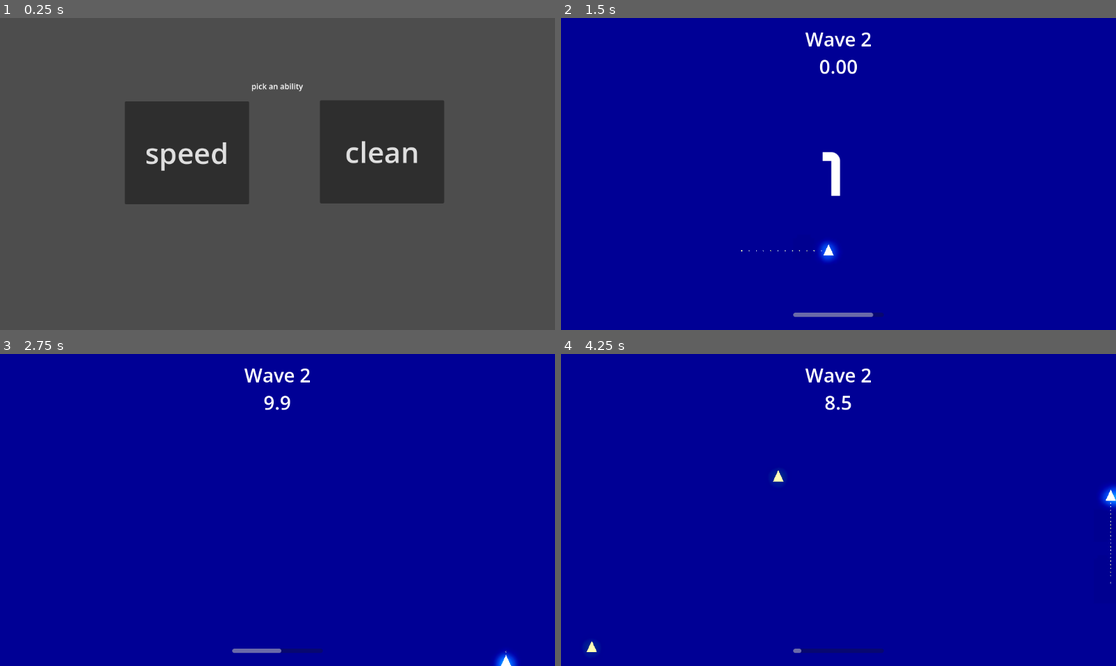
Above: before the commit, frames 1-4 (two rows, left to right).
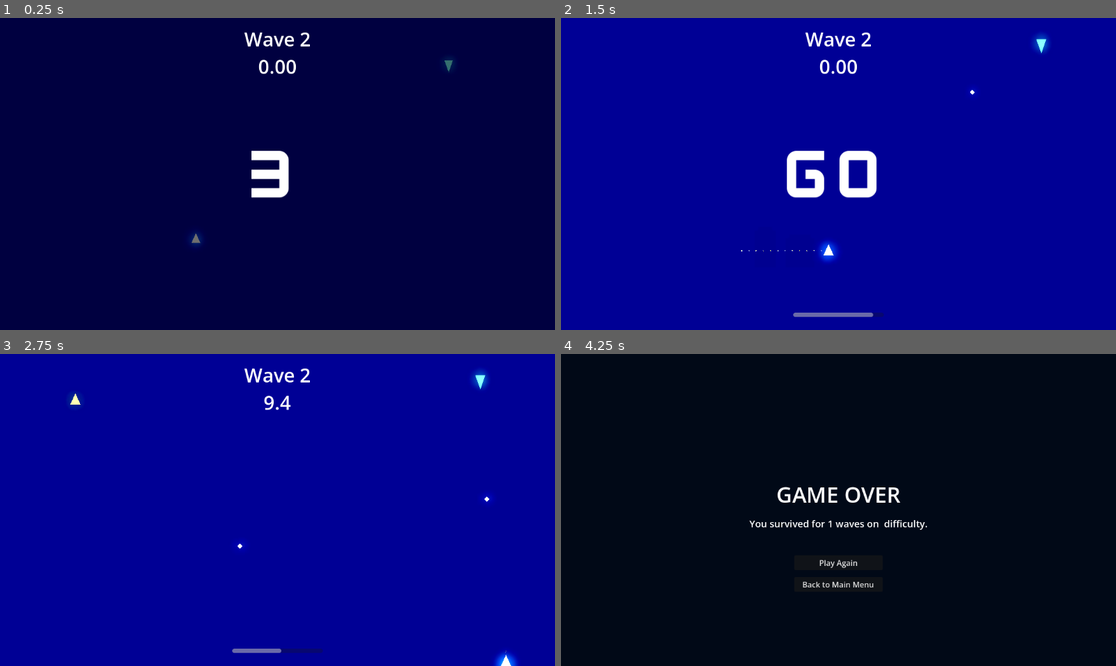
Above: after the commit, the same moments.

Repository: VeryUsual/near-miss
Game: Godot game, scene res://Scenes/wavecompleted.tscn
The game is run twice, just before and just after one commit, with the same random seed, the same clock (stepped at 60 frames per second) and the same inputs. This scene is started directly instead of the project's main scene.
Inputs (mouse positions are in pixels of both pictures, inside the frame that each line leads up to):
- Up to frame 1 (0.25 s): no input
- Up to frame 2 (1.5 s): click (749, 152) at 0.5 s, where only the run before the commit has a clickable "speed"; tap Enter at 1.25 s; move the mouse to (960, 158) at 1.27 s; hold D (right) from 1.28 s (still down); hold Shift (shift) from 1.28 s (still down); click (960, 158) at 1.42 s
- Up to frame 3 (2.75 s): move the mouse to (166, 525) at 2.02 s; release D (right) at 2.03 s; release Shift (shift) at 2.03 s; hold S (down) from 2.03 s (still down); tap F (open_deck) at 2.1 s; tap Shift (shift) at 2.3 s
- Up to frame 4 (4.25 s): move the mouse to (894, 441) at 2.77 s; release S (down) at 2.78 s; hold D (right) 2.78-3.53 s; hold Shift (shift) 2.78-3.53 s; move the mouse to (810, 572) at 3.52 s; hold W (up) from 3.53 s (still down); tap Alt at 3.6 s; click (810, 572) at 3.67 s; tap Shift (shift) at 3.8 s

The runs differ from the first frame. In frame 1, 100% of the frame differs, in the area x 0-100%, y 0-100%; in frame 2, 1.8%; in frame 3, 0.3%; in frame 4, 100%.

Commit message:
archer enemy, king snipe boss, other minor changes

Diff:
--- a/Scenes/MainMenu.tscn
+++ b/Scenes/MainMenu.tscn
@@ -40,10 +40,10 @@
 anchor_top = 0.5
 anchor_right = 0.5
 anchor_bottom = 0.5
-offset_left = 105.0
-offset_top = -40.5
-offset_right = 251.0
-offset_bottom = -17.5
+offset_left = 105.00006
+offset_top = -87.5
+offset_right = 251.00006
+offset_bottom = -64.5
 grow_horizontal = 2
 grow_vertical = 2
 rotation = -0.10297442
@@ -58,6 +58,7 @@
 anchor_bottom = 1.0
 offset_left = 340.0
 offset_right = -340.0
+offset_bottom = -100.0
 grow_horizontal = 2
 grow_vertical = 2
 theme_override_constants/separation = 18
@@ -92,7 +93,7 @@
 theme_override_constants/h_separation = 20
 theme_override_font_sizes/font_size = 20
 theme_override_constants/arrow_margin = 8
-selected = 1
+selected = 0
 item_count = 4
 popup/item_0/text = "  Easy"
 popup/item_0/id = 1
@@ -131,6 +132,39 @@
 F to open card deck
 Shift to sprint"
 
+[node name="Label2" type="Label" parent="." unique_id=1283837697]
+layout_mode = 1
+anchors_preset = 7
+anchor_left = 0.5
+anchor_top = 1.0
+anchor_right = 0.5
+anchor_bottom = 1.0
+offset_left = -370.5
+offset_top = -99.0
+offset_right = 370.5
+offset_bottom = -71.0
+grow_horizontal = 2
+grow_vertical = 0
+theme_override_font_sizes/font_size = 20
+text = "Tip! Red bullets are lethal, while white ones are non-lethal and just push you!"
+
+[node name="Label3" type="Label" parent="." unique_id=413890495]
+layout_mode = 1
+anchors_preset = 7
+anchor_left = 0.5
+anchor_top = 1.0
+anchor_right = 0.5
+anchor_bottom = 1.0
+offset_left = -370.0
+offset_top = -180.0
+offset_right = 371.0
+offset_bottom = -121.0
+grow_horizontal = 2
+grow_vertical = 0
+theme_override_font_sizes/font_size = 20
+text = "For new players: play easy mode, trust me, also survive until wave 5 to
+experience a good amount of content!"
+
 [node name="FadeTransition" parent="." unique_id=758593637 instance=ExtResource("3_8saeu")]
 visible = false
 layout_mode = 1
--- /dev/null
+++ b/Scenes/archer_enemy_bullet.tscn
@@ -0,0 +1,14 @@
+[gd_scene format=3 uid="uid://cw0btegy438j8"]
+
+[ext_resource type="Script" uid="uid://bxm8m4o6rkn37" path="res://Scripts/archer_enemy_bullet.gd" id="1_5vjdq"]
+
+[node name="ArcherEnemyBulletNonLethal" type="CharacterBody2D" unique_id=620320996]
+collision_layer = 3
+script = ExtResource("1_5vjdq")
+
+[node name="Polygon2D" type="Polygon2D" parent="." unique_id=1089022433]
+color = Color(1, 0, 0, 1)
+polygon = PackedVector2Array(6, 0, 0, -6, -6, 0, 0, 6)
+
+[node name="CollisionPolygon2D" type="CollisionPolygon2D" parent="." unique_id=1082001258]
+polygon = PackedVector2Array(0, -6, 6, 0, 0, 6, -6, 0)
--- /dev/null
+++ b/Scenes/archer_enemy_bullet_non_lethal.tscn
@@ -0,0 +1,12 @@
+[gd_scene format=3 uid="uid://svokoab7cjae"]
+
+[ext_resource type="Script" uid="uid://bxm8m4o6rkn37" path="res://Scripts/archer_enemy_bullet.gd" id="1_41clq"]
+
+[node name="ArcherEnemyBulletNonLethal" type="CharacterBody2D" unique_id=620320996]
+script = ExtResource("1_41clq")
+
+[node name="Polygon2D" type="Polygon2D" parent="." unique_id=1089022433]
+polygon = PackedVector2Array(6, 0, 0, -6, -6, 0, 0, 6)
+
+[node name="CollisionPolygon2D" type="CollisionPolygon2D" parent="." unique_id=1082001258]
+polygon = PackedVector2Array(0, -6, 6, 0, 0, 6, -6, 0)
--- /dev/null
+++ b/Scenes/enemy_archer.tscn
@@ -0,0 +1,19 @@
+[gd_scene format=3 uid="uid://dxxp84ho78cqr"]
+
+[ext_resource type="Script" uid="uid://b8hqrhbw8kg31" path="res://scripts/enemy_archer.gd" id="1_mlhqj"]
+
+[node name="ArcherEnemy" type="CharacterBody2D" unique_id=1266776395]
+script = ExtResource("1_mlhqj")
+
+[node name="Polygon2D" type="Polygon2D" parent="." unique_id=809120680]
+color = Color(0, 0.7861883, 0.5409784, 1)
+polygon = PackedVector2Array(0, 20, 11, -13, -12, -13)
+uv = PackedVector2Array(-114.900024, -20.199997, -83, 27.100006, -142.40002, 30.40001)
+
+[node name="CollisionPolygon2D" type="CollisionPolygon2D" parent="." unique_id=160712623]
+polygon = PackedVector2Array(-12, -13, 11, -13, 0, 20)
+
+[node name="ShootTimer" type="Timer" parent="." unique_id=215342351]
+autostart = true
+
+[connection signal="timeout" from="ShootTimer" to="." method="_on_shoot_timer_timeout"]
--- a/Scenes/game.tscn
+++ b/Scenes/game.tscn
@@ -11,6 +11,8 @@
 [ext_resource type="AudioStream" uid="uid://c0m8wbgppw8pc" path="res://Assets/Music/background.mp3" id="9_h4fw4"]
 [ext_resource type="Texture2D" uid="uid://dkp0e48p2p4hm" path="res://Assets/Images/SpeedCard.png" id="9_o5yvi"]
 [ext_resource type="AudioStream" uid="uid://bpdflnh3kue6u" path="res://Assets/Music/explosion.mp3" id="10_ldgsr"]
+[ext_resource type="PackedScene" uid="uid://dxxp84ho78cqr" path="res://Scenes/enemy_archer.tscn" id="12_rku1e"]
+[ext_resource type="PackedScene" uid="uid://cccylbfd1qcg1" path="res://Scenes/king_snipe.tscn" id="13_rfjv2"]
 
 [sub_resource type="Environment" id="Environment_wrm1d"]
 background_mode = 3
@@ -247,6 +249,44 @@
 horizontal_alignment = 1
 vertical_alignment = 1
 
+[node name="ESCMenu" type="Control" parent="CanvasLayer" unique_id=1343179515]
+visible = false
+layout_mode = 3
+anchors_preset = 8
+anchor_left = 0.5
+anchor_top = 0.5
+anchor_right = 0.5
+anchor_bottom = 0.5
+offset_left = -288.0
+offset_top = -193.0
+offset_right = 288.0
+offset_bottom = 193.0
+grow_horizontal = 2
+grow_vertical = 2
+
+[node name="ColorRect" type="ColorRect" parent="CanvasLayer/ESCMenu" unique_id=328574193]
+layout_mode = 1
+anchors_preset = 15
+anchor_right = 1.0
+anchor_bottom = 1.0
+grow_horizontal = 2
+grow_vertical = 2
+color = Color(0.047058824, 0.047058824, 0.047058824, 0.7137255)
+
+[node name="VBoxContainer" type="VBoxContainer" parent="CanvasLayer/ESCMenu" unique_id=1517359352]
+layout_mode = 1
+anchors_preset = 15
+anchor_right = 1.0
+anchor_bottom = 1.0
+grow_horizontal = 2
+grow_vertical = 2
+theme_override_constants/separation = 10
+alignment = 1
+
+[node name="ExitToMainMenu" type="Button" parent="CanvasLayer/ESCMenu/VBoxContainer" unique_id=762089315]
+layout_mode = 2
+text = "Exit to Main Menu"
+
 [node name="Boundaries" type="StaticBody2D" parent="." unique_id=1093361642]
 
 [node name="CollisionShape2D" type="CollisionShape2D" parent="Boundaries" unique_id=342298608]
@@ -273,6 +313,21 @@
 
 [node name="ExplosionSFXAudioPlayer" type="AudioStreamPlayer" parent="." unique_id=18353019]
 stream = ExtResource("10_ldgsr")
+
+[node name="ArcherEnemy" parent="." unique_id=1266776395 instance=ExtResource("12_rku1e")]
+position = Vector2(1044, 26)
+
+[node name="ArcherEnemy2" parent="." unique_id=1009099736 instance=ExtResource("12_rku1e")]
+position = Vector2(134, 24)
+
+[node name="ArcherEnemy3" parent="." unique_id=1607909135 instance=ExtResource("12_rku1e")]
+position = Vector2(140, 601)
+
+[node name="ArcherEnemy4" parent="." unique_id=1604596685 instance=ExtResource("12_rku1e")]
+position = Vector2(1048, 615)
+
+[node name="KingSnipe" parent="." unique_id=699061258 instance=ExtResource("13_rfjv2")]
+position = Vector2(596, 309)
 
 [connection signal="input_event" from="CanvasLayer/CardDeck/Card1Area2D" to="." method="_on_card_1_area_2d_input_event"]
 [connection signal="mouse_entered" from="CanvasLayer/CardDeck/Card1Area2D" to="." method="_on_card_1_area_2d_mouse_entered"]
@@ -283,3 +338,4 @@
 [connection signal="input_event" from="CanvasLayer/CardDeck/Card3Area2D" to="." method="_on_card_3_area_2d_input_event"]
 [connection signal="mouse_entered" from="CanvasLayer/CardDeck/Card3Area2D" to="." method="_on_card_3_area_2d_mouse_entered"]
 [connection signal="mouse_exited" from="CanvasLayer/CardDeck/Card3Area2D" to="." method="_on_card_3_area_2d_mouse_exited"]
+[connection signal="pressed" from="CanvasLayer/ESCMenu/VBoxContainer/ExitToMainMenu" to="." method="_on_exit_to_main_menu_pressed"]
--- /dev/null
+++ b/Scenes/king_snipe.tscn
@@ -0,0 +1,28 @@
+[gd_scene format=3 uid="uid://cccylbfd1qcg1"]
+
+[ext_resource type="Script" uid="uid://cyu2he17mjhau" path="res://Scripts/king_snipe.gd" id="1_6ocou"]
+
+[node name="KingSnipe" type="CharacterBody2D" unique_id=1266776395]
+script = ExtResource("1_6ocou")
+
+[node name="Polygon2D" type="Polygon2D" parent="." unique_id=809120680]
+color = Color(0, 0.7861883, 0.5409784, 1)
+polygon = PackedVector2Array(0, 30, 34, -14, -34, -14)
+uv = PackedVector2Array(-114.900024, -20.199997, -83, 27.100006, -142.40002, 30.40001)
+
+[node name="CollisionPolygon2D" type="CollisionPolygon2D" parent="." unique_id=160712623]
+polygon = PackedVector2Array(-34, -14, 34, -14, 0, 30)
+
+[node name="ShootTimer" type="Timer" parent="." unique_id=215342351]
+wait_time = 0.25
+autostart = true
+
+[node name="Label" type="Label" parent="." unique_id=228232251]
+offset_left = -41.0
+offset_top = -55.0
+offset_right = 42.0
+offset_bottom = -32.0
+text = "King Snipe"
+horizontal_alignment = 1
+
+[connection signal="timeout" from="ShootTimer" to="." method="_on_shoot_timer_timeout"]
--- a/Scenes/wavecompleted.tscn
+++ b/Scenes/wavecompleted.tscn
@@ -11,31 +11,78 @@
 grow_vertical = 2
 script = ExtResource("1_xrutj")
 
-[node name="AbilityButton1" type="Button" parent="." unique_id=1281108664]
-layout_mode = 0
-offset_left = 259.0
-offset_top = 173.0
-offset_right = 517.0
-offset_bottom = 387.0
+[node name="AbilityPicking" type="VBoxContainer" parent="." unique_id=522138728]
+layout_mode = 1
+anchors_preset = 15
+anchor_right = 1.0
+anchor_bottom = 1.0
+offset_left = 379.0
+offset_right = -379.0
+grow_horizontal = 2
+grow_vertical = 2
+alignment = 1
+
+[node name="Label" type="Label" parent="AbilityPicking" unique_id=106010235]
+layout_mode = 2
+theme_override_font_sizes/font_size = 34
+text = "pick an ability"
+horizontal_alignment = 1
+
+[node name="HBoxContainer" type="HBoxContainer" parent="AbilityPicking" unique_id=765935975]
+layout_mode = 2
+
+[node name="AbilityButton1" type="Button" parent="AbilityPicking/HBoxContainer" unique_id=1281108664]
+layout_mode = 2
 theme_override_font_sizes/font_size = 60
 text = "SPEED"
 
-[node name="AbilityButton2" type="Button" parent="." unique_id=1296340359]
-layout_mode = 0
-offset_left = 664.0
-offset_top = 171.0
-offset_right = 922.0
-offset_bottom = 385.0
+[node name="AbilityButton2" type="Button" parent="AbilityPicking/HBoxContainer" unique_id=1296340359]
+layout_mode = 2
 theme_override_font_sizes/font_size = 60
 text = "CLEAN"
 
-[node name="Label" type="Label" parent="." unique_id=106010235]
-layout_mode = 0
-offset_left = 522.0
-offset_top = 130.0
-offset_right = 629.0
-offset_bottom = 153.0
-text = "pick an ability"
+[node name="UpgradePicking" type="VBoxContainer" parent="." unique_id=2011381413]
+visible = false
+layout_mode = 1
+anchors_preset = 15
+anchor_right = 1.0
+anchor_bottom = 1.0
+offset_left = 379.0
+offset_right = -379.0
+grow_horizontal = 2
+grow_vertical = 2
+alignment = 1
 
-[connection signal="pressed" from="AbilityButton1" to="." method="_on_ability_button_1_pressed"]
-[connection signal="pressed" from="AbilityButton2" to="." method="_on_ability_button_2_pressed"]
+[node name="Label" type="Label" parent="UpgradePicking" unique_id=1319664580]
+layout_mode = 2
+theme_override_font_sizes/font_size = 34
+text = "pick an upgrade"
+horizontal_alignment = 1
+
+[node name="Control" type="Control" parent="UpgradePicking" unique_id=1613168898]
+layout_mode = 2
+
+[node name="Control2" type="Control" parent="UpgradePicking" unique_id=1445220519]
+layout_mode = 2
+
+[node name="Control3" type="Control" parent="UpgradePicking" unique_id=673874930]
+layout_mode = 2
+
+[node name="HBoxContainer" type="HBoxContainer" parent="UpgradePicking" unique_id=222294084]
+layout_mode = 2
+theme_override_constants/separation = 60
+
+[node name="UpgradeButton1" type="Button" parent="UpgradePicking/HBoxContainer" unique_id=567929048]
+layout_mode = 2
+theme_override_font_sizes/font_size = 60
+text = "+1 speed"
+
+[node name="UpgradeButton2" type="Button" parent="UpgradePicking/HBoxContainer" unique_id=215139223]
+layout_mode = 2
+theme_override_font_sizes/font_size = 60
+text = "-1 enemy spawns"
+
+[connection signal="pressed" from="AbilityPicking/HBoxContainer/AbilityButton1" to="." method="_on_ability_button_1_pressed"]
+[connection signal="pressed" from="AbilityPicking/HBoxContainer/AbilityButton2" to="." method="_on_ability_button_2_pressed"]
+[connection signal="pressed" from="UpgradePicking/HBoxContainer/UpgradeButton1" to="." method="_on_upgrade_button_1_pressed"]
+[connection signal="pressed" from="UpgradePicking/HBoxContainer/UpgradeButton2" to="." method="_on_upgrade_button_2_pressed"]
--- a/Scripts/Globals.gd
+++ b/Scripts/Globals.gd
@@ -6,3 +6,4 @@
 var wave = 1
 var wave_durations = [5, 10, 30, 40, 50, 60, 60, 60, 90, 100, 100, 100, 100, 100, 100, 100]
 var equipped_cards = ["slowmo"]
+var player_speed = 500
--- /dev/null
+++ b/Scripts/archer_enemy_bullet.gd
@@ -0,0 +1,25 @@
+extends CharacterBody2D
+
+var SPEED = 400
+var destination = Vector2.ZERO
+var direction
+
+@onready var player: Node = get_tree().get_first_node_in_group("Player")
+
+func _ready() -> void:
+	if Globals.difficulty == "Easy":
+		SPEED = 150
+	elif Globals.difficulty == "Hard":
+		SPEED = 550
+	elif Globals.difficulty == "GOD":
+		SPEED = 650
+
+	destination = player.global_position
+	direction = global_position.direction_to(destination)
+
+func _process(delta):
+	position += direction * SPEED * delta
+	if global_position.x >= 1152+50 or global_position.x <= -10-50:
+		queue_free()
+	if global_position.y >= 648+50 or global_position.y <= -10-50:
+		queue_free()
--- a/Scripts/enemy.gd
+++ b/Scripts/enemy.gd
@@ -40,6 +40,7 @@
 		if hit == player:
 			Engine.time_scale = 0.8
 			await get_tree().create_timer(0.4).timeout
-			if get_tree().current_scene: # race condition prevention stuffs
-				if get_tree().current_scene.current_normal_timescale:
-					Engine.time_scale = get_tree().current_scene.current_normal_timescale
+			if get_tree():
+				if get_tree().current_scene: # race condition prevention stuffs
+					if get_tree().current_scene.current_normal_timescale:
+						Engine.time_scale = get_tree().current_scene.current_normal_timescale
--- /dev/null
+++ b/Scripts/enemy_archer.gd
@@ -0,0 +1,23 @@
+extends CharacterBody2D
+
+@onready var bullet_scene = load("res://Scenes/archer_enemy_bullet.tscn")
+@onready var non_lethal_bullet_scene = load("res://Scenes/archer_enemy_bullet_non_lethal.tscn")
+@export var enabled = false
+
+var x = 1
+
+func _on_shoot_timer_timeout() -> void:
+	if enabled:
+		var bullet = non_lethal_bullet_scene.instantiate()
+		if x == 4:
+			bullet = bullet_scene.instantiate()
+			x = 1
+		add_child(bullet)
+		bullet.global_position = global_position
+		x += 1
+
+func _process(delta: float) -> void:
+	if enabled:
+		visible = true
+	else:
+		visible = false
--- a/Scripts/game.gd
+++ b/Scripts/game.gd
@@ -40,10 +40,41 @@
 		spawn_timer.wait_time = 0.4
 	else:
 		spawn_timer.wait_time = 0.6
+	if Globals.wave >= 4:
+		spawn_timer.wait_time = spawn_timer.wait_time / 1.5
+	if Globals.wave >= 8:
+		spawn_timer.wait_time = spawn_timer.wait_time / 1.5
 	spawn_timer.one_shot = false
 	spawn_timer.autostart = true
 	add_child(spawn_timer)
 	spawn_timer.timeout.connect(_on_spawn_timer_timeout)
+
+	if Globals.difficulty != "GOD":
+		if Globals.wave >= 2:
+			$ArcherEnemy.enabled = true
+		if Globals.wave >= 3:
+			$ArcherEnemy2.enabled = true
+		if Globals.wave >= 4:
+			$ArcherEnemy3.enabled = true
+		if Globals.wave >= 5:
+			$ArcherEnemy4.enabled = true
+	else:
+		$ArcherEnemy.enabled = true
+		$ArcherEnemy2.enabled = true
+		$ArcherEnemy3.enabled = true
+		$ArcherEnemy4.enabled = true
+
+	if Globals.wave == 4:
+		$KingSnipe.enabled = true
+
+	$Camera2D.zoom = Vector2(0.7, 0.7)
+	var tween := create_tween()
+	tween.tween_property(
+		$Camera2D,
+		"zoom",
+		Vector2(0.9, 0.9),
+		1.3
+	).set_trans(Tween.TRANS_SINE).set_ease(Tween.EASE_OUT)
 
 	$CanvasLayer/Countdown.scale = Vector2.ONE
 	$CanvasLayer/Countdown.pivot_offset = $CanvasLayer/Countdown.size / 2
@@ -115,6 +146,16 @@
 			saturationtween.tween_property(self, "saturation_value", 2.0, 0.2)
 		$CanvasLayer/CardDeck.visible = false
 		Engine.time_scale = current_normal_timescale
+
+	if Input.is_action_just_pressed("esc"):
+		if $CanvasLayer/ESCMenu.visible:
+			Engine.time_scale = 1.0
+			current_normal_timescale = 1.0
+			$CanvasLayer/ESCMenu.visible = false
+		else:
+			Engine.time_scale = 0.001
+			current_normal_timescale = 0.001
+			$CanvasLayer/ESCMenu.visible = true
 
 func _on_card_1_area_2d_mouse_entered() -> void:
 	var cardopentween = get_tree().create_tween()
@@ -221,3 +262,6 @@
 func _on_card_3_area_2d_mouse_exited() -> void:
 	var cardclosetween = get_tree().create_tween()
 	cardclosetween.tween_property($CanvasLayer/CardDeck/Card3Area2D, "position", Vector2(325, 0), 0.06).set_ease(Tween.EASE_OUT).set_trans(Tween.TRANS_SINE)
+
+func _on_exit_to_main_menu_pressed() -> void:
+	get_tree().change_scene_to_file("res://Scenes/MainMenu.tscn")
--- a/Scripts/game_over.gd
+++ b/Scripts/game_over.gd
@@ -5,6 +5,11 @@
 var tween: Tween
 
 func _ready() -> void:
+	Globals.equipped_cards = ["slowmo"]
+	Globals.player_speed = 500
+
+	Globals.wave -= 1
+
 	Engine.time_scale = 1.0
 	$PBLabel.hide()
 
@@ -25,11 +30,13 @@
 		fake_tweened_last_game_duration = last_game_duration
 
 func _on_button_pressed() -> void:
+	Globals.wave = 1
 	get_tree().change_scene_to_file("res://Scenes/MainMenu.tscn")
 
 func _on_button_2_pressed() -> void:
+	Globals.wave = 1
 	get_tree().change_scene_to_file("res://Scenes/game.tscn")
 
 func _on_fake_tweened_last_game_duration_set(new_value: int) -> void:
 	fake_tweened_last_game_duration = new_value
-	$Label2.text = "You survived for " + str(Globals.wave) + " waves."
+	$Label2.text = "You survived for " + str(Globals.wave) + " waves on " + Globals.difficulty.to_lower() + " difficulty."
--- /dev/null
+++ b/Scripts/king_snipe.gd
@@ -0,0 +1,24 @@
+extends CharacterBody2D
+
+@onready var bullet_scene = load("res://Scenes/archer_enemy_bullet.tscn")
+@onready var non_lethal_bullet_scene = load("res://Scenes/archer_enemy_bullet_non_lethal.tscn")
+@export var enabled = false
+
+var x = 1
+
+func _on_shoot_timer_timeout() -> void:
+	if enabled:
+		var bullet = non_lethal_bullet_scene.instantiate()
+		if x == 4:
+			bullet = bullet_scene.instantiate()
+			x = 1
+		add_child(bullet)
+		bullet.global_position = global_position
+		bullet.SPEED = bullet.SPEED * 1.4
+		x += 1
+
+func _process(delta: float) -> void:
+	if enabled:
+		visible = true
+	else:
+		visible = false
--- a/Scripts/player.gd
+++ b/Scripts/player.gd
@@ -1,6 +1,6 @@
 extends CharacterBody2D
 
-var speed = 500
+var speed = Globals.player_speed
 var shiftingenergy = 100
 
 var gameover = false
--- a/Scripts/wavecompleted.gd
+++ b/Scripts/wavecompleted.gd
@@ -3,6 +3,12 @@
 var abilities_to_buy = []
 
 func _ready() -> void:
+	if Globals.wave % 2 != 0: # if the wave isn't a multiple of 2, just go to next wave
+		next_wave()
+
+	$UpgradePicking.hide()
+	$AbilityPicking.show()
+
 	if "speed" not in Globals.equipped_cards:
 		abilities_to_buy.append("speed")
 	if "clean" not in Globals.equipped_cards:
@@ -12,8 +18,8 @@
 		if len(abilities_to_buy) < 2:
 			abilities_to_buy.append("")
 
-	$AbilityButton1.text = abilities_to_buy[0]
-	$AbilityButton2.text = abilities_to_buy[1]
+	$AbilityPicking/HBoxContainer/AbilityButton1.text = abilities_to_buy[0]
+	$AbilityPicking/HBoxContainer/AbilityButton2.text = abilities_to_buy[1]
 
 func next_wave():
 	Globals.wave += 1
@@ -21,8 +27,17 @@
 
 func _on_ability_button_1_pressed() -> void:
 	Globals.equipped_cards.append(abilities_to_buy[0])
-	next_wave()
+	$AbilityPicking.hide()
+	$UpgradePicking.show()
 
 func _on_ability_button_2_pressed() -> void:
 	Globals.equipped_cards.append(abilities_to_buy[1])
+	$AbilityPicking.hide()
+	$UpgradePicking.show()
+
+func _on_upgrade_button_1_pressed() -> void:
+	Globals.player_speed += 50
 	next_wave()
+
+func _on_upgrade_button_2_pressed() -> void:
+	next_wave()
--- a/project.godot
+++ b/project.godot
@@ -60,6 +60,11 @@
 "events": [Object(InputEventKey,"resource_local_to_scene":false,"resource_name":"","device":-1,"window_id":0,"alt_press …(192 unchanged characters)…
 ]
 }
+esc={
+"deadzone": 0.2,
+"events": [Object(InputEventKey,"resource_local_to_scene":false,"resource_name":"","device":-1,"window_id":0,"alt_pressed":false,"shift_pressed":false,"ctrl_pressed":false,"meta_pressed":false,"pressed":false,"keycode":0,"physical_keycode":4194305,"key_label":0,"unicode":0,"location":0,"echo":false,"script":null)
+]
+}
 
 [layer_names]
 
Not shown, added: Scripts/archer_enemy_bullet.gd.uid
Not shown, added: Scripts/enemy_archer.gd.uid
Not shown, added: Scripts/king_snipe.gd.uid
